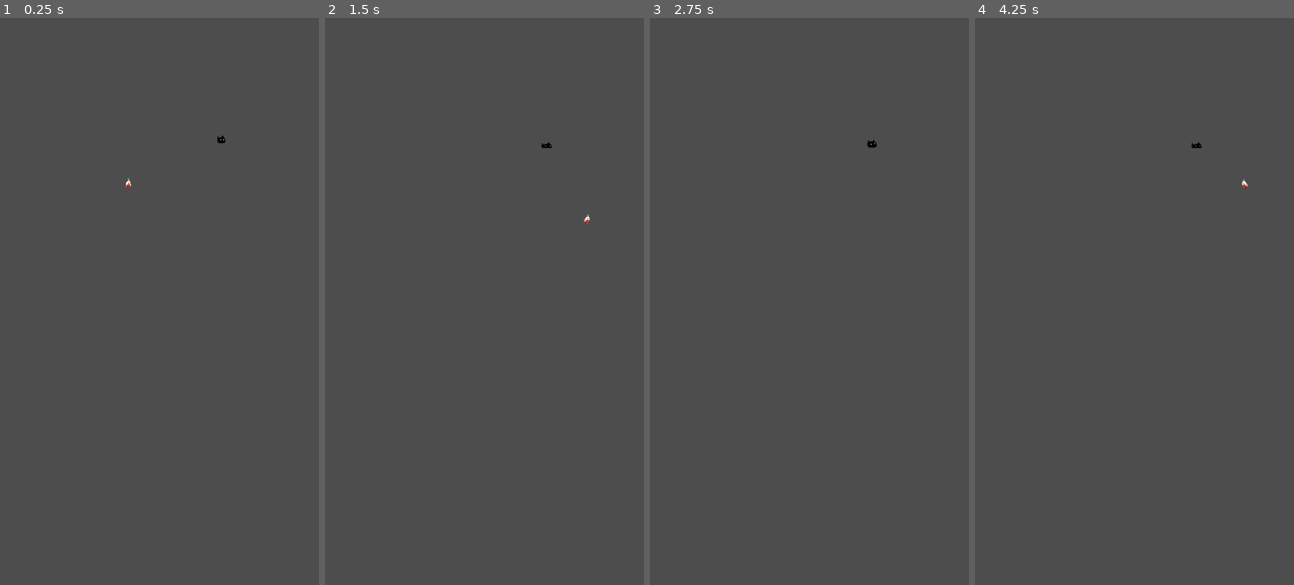
Above: before the commit, frames 1-4 (left to right).
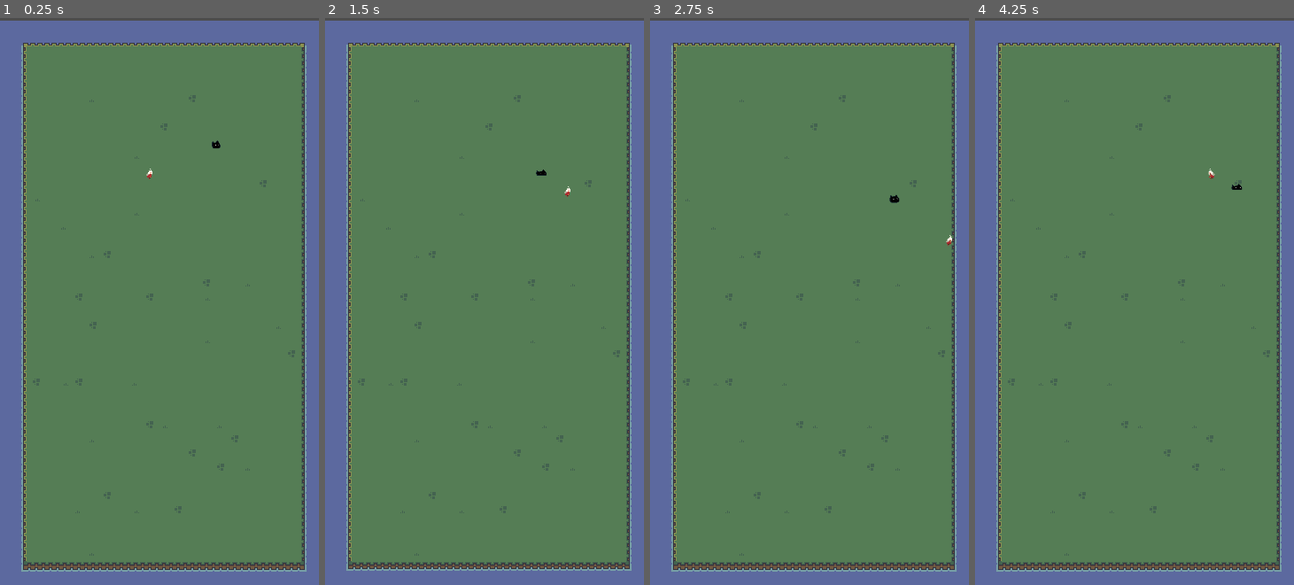
Above: after the commit, the same moments.

Repository: MatheusIshiyama/idle-rpg
Game: Godot game, scene res://main.tscn
Same seed, same stepped clock (60 frames per second), same inputs: the game is played once before the commit and once after it.
Inputs:
- Up to frame 1 (0.25 s): no input
- Up to frame 2 (1.5 s): hold D (move_right) 0.53-1.28 s; hold S (move_down) from 1.28 s (still down)
- Up to frame 3 (2.75 s): release S (move_down) at 2.03 s; hold D (move_right) from 2.03 s (still down)
- Up to frame 4 (4.25 s): release D (move_right) at 2.78 s; hold W (move_up) 2.78-3.53 s; tap Enter at 3.5 s; hold A (move_left) from 3.53 s (still down)

The runs differ from the first frame. In frame 1, 97% of the frame differs, in the area x 0-100%, y 0-100%; in frame 2, 97%; in frame 3, 97%; in frame 4, 97%.

Commit message:
feat: implement target system

Diff:
--- a/Common/Tilemaps/taiga.tres
+++ b/Common/Tilemaps/taiga.tres
@@ -1,8 +1,7 @@
-[gd_resource type="TileSet" load_steps=20 format=3 uid="uid://whgfon6dfqpg"]
+[gd_resource type="TileSet" load_steps=18 format=3 uid="uid://whgfon6dfqpg"]
 
 [ext_resource type="Texture2D" uid="uid://d5aim0tr26pm" path="res://Assets/Tilemaps/Taiga/taiga.png" id="1_21ovr"]
 [ext_resource type="Texture2D" uid="uid://bdkoc1cqdu4c7" path="res://Assets/Tilemaps/Taiga/taiga_resources.png" id="2_ialau"]
-[ext_resource type="Texture2D" uid="uid://bjbqfr2bchphe" path="res://Assets/Tilemaps/Forest/tileset.png" id="3_l4shi"]
 
 [sub_resource type="NavigationPolygon" id="NavigationPolygon_k3kfc"]
 vertices = PackedVector2Array(8, 8, 4.79688, 8, 4.79688, 4.79688, 8, 4.79688)
@@ -342,170 +341,6 @@
 1:5/size_in_atlas = Vector2i(1, 2)
 1:5/0 = 0
 
-[sub_resource type="TileSetAtlasSource" id="TileSetAtlasSource_c11ho"]
-texture = ExtResource("3_l4shi")
-0:0/0 = 0
-1:0/0 = 0
-2:0/0 = 0
-4:0/0 = 0
-5:0/0 = 0
-6:0/0 = 0
-7:0/0 = 0
-8:0/0 = 0
-9:0/0 = 0
-0:1/0 = 0
-1:1/0 = 0
-2:1/0 = 0
-4:1/0 = 0
-5:1/0 = 0
-6:1/0 = 0
-7:1/0 = 0
-8:1/0 = 0
-9:1/0 = 0
-0:2/0 = 0
-1:2/0 = 0
-2:2/0 = 0
-4:2/0 = 0
-5:2/0 = 0
-6:2/0 = 0
-7:2/0 = 0
-8:2/0 = 0
-9:2/0 = 0
-10:2/0 = 0
-3:3/0 = 0
-4:3/0 = 0
-5:3/0 = 0
-6:3/0 = 0
-7:3/0 = 0
-8:3/0 = 0
-9:3/0 = 0
-10:3/0 = 0
-4:4/0 = 0
-5:4/0 = 0
-6:4/0 = 0
-7:4/0 = 0
-8:4/0 = 0
-0:5/0 = 0
-1:5/0 = 0
-2:5/0 = 0
-4:5/0 = 0
-5:5/0 = 0
-6:5/0 = 0
-7:5/0 = 0
-8:5/0 = 0
-9:5/0 = 0
-0:6/0 = 0
-1:6/0 = 0
-2:6/0 = 0
-4:6/0 = 0
-5:6/0 = 0
-6:6/0 = 0
-7:6/0 = 0
-8:6/0 = 0
-9:6/0 = 0
-0:7/0 = 0
-1:7/0 = 0
-2:7/0 = 0
-4:7/0 = 0
-5:7/0 = 0
-6:7/0 = 0
-7:7/0 = 0
-8:7/0 = 0
-9:7/0 = 0
-10:7/0 = 0
-4:8/0 = 0
-5:8/0 = 0
-6:8/0 = 0
-7:8/0 = 0
-8:8/0 = 0
-9:8/0 = 0
-10:8/0 = 0
-4:9/0 = 0
-5:9/0 = 0
-6:9/0 = 0
-7:9/0 = 0
-8:9/0 = 0
-0:10/0 = 0
-1:10/0 = 0
-2:10/0 = 0
-4:10/0 = 0
-5:10/0 = 0
-6:10/0 = 0
-7:10/0 = 0
-8:10/0 = 0
-9:10/0 = 0
-0:11/0 = 0
-1:11/0 = 0
-2:11/0 = 0
-4:11/0 = 0
-5:11/0 = 0
-6:11/0 = 0
-7:11/0 = 0
-8:11/0 = 0
-9:11/0 = 0
-0:12/0 = 0
-1:12/0 = 0
-2:12/0 = 0
-4:12/0 = 0
-5:12/0 = 0
-6:12/0 = 0
-7:12/0 = 0
-8:12/0 = 0
-9:12/0 = 0
-10:12/0 = 0
-4:13/0 = 0
-5:13/0 = 0
-6:13/0 = 0
-7:13/0 = 0
-8:13/0 = 0
-9:13/0 = 0
-10:13/0 = 0
-4:14/0 = 0
-5:14/0 = 0
-6:14/0 = 0
-7:14/0 = 0
-8:14/0 = 0
-0:15/0 = 0
-1:15/0 = 0
-2:15/0 = 0
-4:15/0 = 0
-5:15/0 = 0
-6:15/0 = 0
-7:15/0 = 0
-8:15/0 = 0
-9:15/0 = 0
-0:16/0 = 0
-1:16/0 = 0
-2:16/0 = 0
-4:16/0 = 0
-5:16/0 = 0
-6:16/0 = 0
-7:16/0 = 0
-8:16/0 = 0
-9:16/0 = 0
-0:17/0 = 0
-1:17/0 = 0
-2:17/0 = 0
-4:17/0 = 0
-5:17/0 = 0
-6:17/0 = 0
-7:17/0 = 0
-8:17/0 = 0
-9:17/0 = 0
-10:17/0 = 0
-4:18/0 = 0
-5:18/0 = 0
-6:18/0 = 0
-7:18/0 = 0
-8:18/0 = 0
-9:18/0 = 0
-10:18/0 = 0
-4:19/0 = 0
-5:19/0 = 0
-6:19/0 = 0
-7:19/0 = 0
-8:19/0 = 0
-
 [resource]
 physics_layer_0/collision_layer = 1
 physics_layer_0/collision_mask = 2
@@ -515,4 +350,3 @@
 navigation_layer_0/layers = 1
 sources/1 = SubResource("TileSetAtlasSource_idhub")
 sources/2 = SubResource("TileSetAtlasSource_e054i")
-sources/3 = SubResource("TileSetAtlasSource_c11ho")
--- a/Entities/Character/Behaviors/move.gd
+++ b/Entities/Character/Behaviors/move.gd
@@ -1,9 +1,11 @@
 class_name CharacterMove extends CustomNode
 
 var character: Character
+var target_system: CharacterTargetSystem
 var sprite: AnimatedSprite2D
 
 func _ready() -> void:
+	target_system = character.systems.target_system
 	sprite = character.sprite
 
 func handle_movement(delta: float) -> void:
@@ -29,3 +31,38 @@
 	direction.normalized()
 
 	character.move_and_collide(direction)
+
+func move_to_target(delta: float) -> void:
+	sprite.play("run")
+
+	var distance_x: float = target_system.target.global_position.x - character.global_position.x
+	var distance_y: float = target_system.target.global_position.y - character.global_position.y
+	var direction: Vector2 = Vector2.ZERO
+
+	# reduce hypotenuse of a isosceles triangle
+	var attack_range: float = character.atk_range * 0.7
+	#
+
+	if (distance_y < -attack_range):
+		direction.y -= 1
+
+	if (distance_y > attack_range):
+		direction.y += 1
+
+	if (distance_x < -attack_range):
+		direction.x -= 1
+		sprite.flip_h = true
+
+	if (distance_x > attack_range):
+		direction.x += 1
+		sprite.flip_h = false
+
+	direction *= delta * character.move_speed
+	direction.normalized()
+
+	character.position += direction
+
+func rotate_to_target() -> void:
+	if target_system.target:
+		var distance_x: float = target_system.target.global_position.x - character.global_position.x
+		sprite.flip_h = distance_x < 0
--- /dev/null
+++ b/Entities/Character/Systems/target.gd
@@ -0,0 +1,47 @@
+class_name CharacterTargetSystem extends CustomNode
+
+var character: Character
+
+var searching_target: bool = false
+var target: Monster
+var target_hp: float
+
+func reset_target() -> void:
+	if target:
+		target.on_death.disconnect(_on_kill_target)
+		target = null
+
+func find_target() -> void:
+	searching_target = true
+
+	var parent_node: Node = character.get_parent()
+
+	if parent_node.name != "Main":
+		print("diff: ", parent_node.name)
+		searching_target = false
+		return
+
+	for node in parent_node.get_children():
+		if node is Monster:
+			_handle_closest_target(node)
+
+	if target:
+		target.on_death.connect(_on_kill_target)
+
+	searching_target = false
+
+func _handle_closest_target(node) -> void:
+	if !target:
+		target = node
+
+	var target_distance: float = character.global_position.distance_to(target.global_position)
+	var node_distance: float = character.global_position.distance_to(node.global_position)
+
+	if target_distance > node_distance:
+		target = node
+
+	target_hp = target.max_hp
+
+func _on_kill_target() -> void:
+	target.on_death.disconnect(_on_kill_target)
+	target = null
--- a/Entities/Character/character.gd
+++ b/Entities/Character/character.gd
@@ -1,35 +1,88 @@
 class_name Character extends CharacterBody2D
+
+signal on_death
 
 @export var sprite: AnimatedSprite2D
 
 ### ? Scripts
 
 var move_behavior: CharacterMove = CharacterMove.new()
+var target_system: CharacterTargetSystem = CharacterTargetSystem.new()
 
 var behaviors: Dictionary = {
 	"character": self,
 	"move": move_behavior
 }
 
-### ?
+var systems: Dictionary = {
+	"target_system": target_system
+}
+
+### ! Character Base Stats
+
+@export_subgroup("Stats")
+@export var base_max_hp: float = 100.0
+
+@export var base_atk: int = 5
+
+@export var base_def: int = 5
+
+@export var is_ranged: bool = true
+
+@export var base_attack_range: float = 50.0
+
+@export var base_attack_speed: float = 5.0
+
+@export var base_move_speed: float = 100.0
 
 ### ! Character Stats
 
-@export_subgroup("Stats")
-@export var move_speed: float = 200.0
+var max_hp: float = base_max_hp
+
+var current_hp: float = max_hp
+
+var atk: int = base_atk
+
+var def: int = base_def
+
+var atk_range: float = base_attack_range
+
+var atk_speed: float = base_attack_speed
+
+var move_speed: float = base_move_speed
+
+var critical_chance: float = 5.0
+
+var critical_damage: float = 150.0
 
 ### !
 
 func _ready() -> void:
 	move_behavior.character = self
+	target_system.character = self
 
+	move_behavior._ready()
 	_start_scripts()
 
 func _start_scripts() -> void:
 	move_behavior._ready()
 
+	call_deferred("add_child", systems.target_system)
+
 func _process(delta: float) -> void:
 	if Input.is_action_pressed("movement"):
 		behaviors.move.handle_movement(delta)
 	else:
-		sprite.play("idle")
+		_handle_idle_behavior(delta)
+
+func _handle_idle_behavior(delta: float) -> void:
+	if systems.target_system.target:
+		behaviors.move.rotate_to_target()
+
+		behaviors.move.move_to_target(delta)
+
+	elif !systems.target_system.searching_target:
+		systems.target_system.find_target()
+
+		if sprite.animation != 'idle':
+			sprite.play("idle")
--- a/Entities/Maps/taiga.tscn
+++ b/Entities/Maps/taiga.tscn
@@ -9,5 +9,6 @@
 tile_set = ExtResource("1_e5u1w")
 
 [node name="Resources" type="TileMapLayer" parent="."]
+visible = false
 tile_map_data = PackedByteArray("AAAHAA8AAgAHAAcAAAAPAAsAAgAHAAcAAAAPABoAAgAHAAcAAAAGAAUAAgAHAAcAAAAEACEAAgABAAEAAAANAB …(768 unchanged characters)…
 tile_set = ExtResource("1_e5u1w")
--- /dev/null
+++ b/Entities/Monsters/_monster/behaviors/move.gd
@@ -0,0 +1,41 @@
+class_name MonsterMove extends CustomNode
+
+var monster: Monster
+
+var sprite: AnimatedSprite2D
+
+func _ready() -> void:
+	sprite = monster.sprite
+
+func move_to_target(delta: float) -> void:
+	var distance_x: float = monster.target_system.target.global_position.x - monster.global_position.x
+	var distance_y: float = monster.target_system.target.global_position.y - monster.global_position.y
+	var direction: Vector2 = Vector2.ZERO
+
+	# reduce hypotenuse of a isosceles triangle
+	var attack_range: float = monster.attack_range * 0.7
+	#
+
+	if (distance_y < -attack_range):
+		direction.y -= 1
+
+	if (distance_y > attack_range):
+		direction.y += 1
+
+	if (distance_x < -attack_range):
+		# sprite.flip_h = true
+		direction.x -= 1
+
+	if (distance_x > attack_range):
+		# sprite.flip_h = false
+		direction.x += 1
+
+	direction *= delta * monster.move_speed
+	direction.normalized()
+
+	monster.position += direction
+
+func rotate_to_target() -> void:
+	if monster.target_system.target:
+		var distance_x: float = monster.target_system.target.global_position.x - monster.global_position.x
+		sprite.flip_h = distance_x < 0
--- /dev/null
+++ b/Entities/Monsters/_monster/monster.gd
@@ -0,0 +1,76 @@
+class_name Monster extends CharacterBody2D
+
+signal on_death
+
+var move_behavior: MonsterMove = MonsterMove.new()
+var target_system: MonsterTargetSystem = MonsterTargetSystem.new()
+
+var behaviors: Dictionary = {
+	"move": move_behavior
+}
+
+var systems: Dictionary = {
+	"target_system": target_system
+}
+
+@export var sprite: AnimatedSprite2D
+
+### ! Monster Info
+
+@export var monster_name: String
+
+### ! Monster Base Stats
+
+@export_subgroup("Stats")
+@export var base_max_hp: float = 10.0
+
+@export var base_atk: int = 5
+
+@export var base_def: int = 5
+
+@export var is_ranged: bool = true
+
+@export var base_attack_range: float = 15.0
+
+@export var base_attack_speed: float = 5.0
+
+@export var base_move_speed: float = 25.0
+
+### ! Monster Stats
+
+var max_hp: float = base_max_hp
+
+var current_hp: float = max_hp
+
+var atk: int = base_atk
+
+var def: int = base_def
+
+var attack_range: float = base_attack_range
+
+var attack_speed: float = base_attack_speed
+
+var move_speed: float = base_move_speed
+
+var critical_chance: float = 5.0
+
+var critical_damage: float = 150.0
+
+### !
+
+func _ready() -> void:
+	move_behavior.monster = self
+	target_system.monster = self
+
+	_load_scripts()
+
+func _load_scripts() -> void:
+	move_behavior._ready()
+
+	call_deferred("add_child", systems.target_system)
+
+func _process(delta: float) -> void:
+	if target_system.target:
+		behaviors.move.move_to_target(delta)
+	else:
+		systems.target_system.find_target()
--- /dev/null
+++ b/Entities/Monsters/_monster/systems/target.gd
@@ -0,0 +1,37 @@
+class_name MonsterTargetSystem extends CustomNode
+
+signal on_death
+
+var monster: Monster
+
+var searching_target: bool = false
+var target: Character
+var target_hp: float
+
+func find_target() -> void:
+	searching_target = true
+
+	for node in get_parent().get_tree().get_root().get_node("Main").get_children():
+		if node is Character:
+			_handle_closest_target(node)
+
+	if target:
+		target.on_death.connect(_on_kill_target)
+
+	searching_target = false
+
+func _handle_closest_target(node) -> void:
+	if !target:
+		target = node
+
+	var target_distance: float = monster.global_position.distance_to(target.global_position)
+	var node_distance: float = monster.global_position.distance_to(node.global_position)
+
+	if target_distance > node_distance:
+		target = node
+
+	target_hp = target.max_hp
+
+func _on_kill_target() -> void:
+	target.on_death.disconnect(_on_kill_target)
+	target = null
--- a/Entities/Monsters/catoring.tscn
+++ b/Entities/Monsters/catoring.tscn
@@ -1,13 +1,17 @@
-[gd_scene load_steps=3 format=3 uid="uid://cxyknjkqhl2h2"]
+[gd_scene load_steps=4 format=3 uid="uid://cxyknjkqhl2h2"]
 
+[ext_resource type="Script" path="res://Entities/Monsters/_monster/monster.gd" id="1_xjpfm"]
 [ext_resource type="SpriteFrames" uid="uid://dx01mpxasru3q" path="res://Common/Animations/Sprites/Monsters/catoring.tres" id="2_1cf0d"]
 
 [sub_resource type="CapsuleShape2D" id="CapsuleShape2D_etgin"]
 radius = 8.0
 height = 26.0
 
-[node name="Catoring" type="CharacterBody2D"]
+[node name="Catoring" type="CharacterBody2D" node_paths=PackedStringArray("sprite")]
 scale = Vector2(0.5, 0.5)
+script = ExtResource("1_xjpfm")
+sprite = NodePath("Sprite")
+monster_name = "Catoring"
 
 [node name="Sprite" type="AnimatedSprite2D" parent="."]
 sprite_frames = ExtResource("2_1cf0d")
